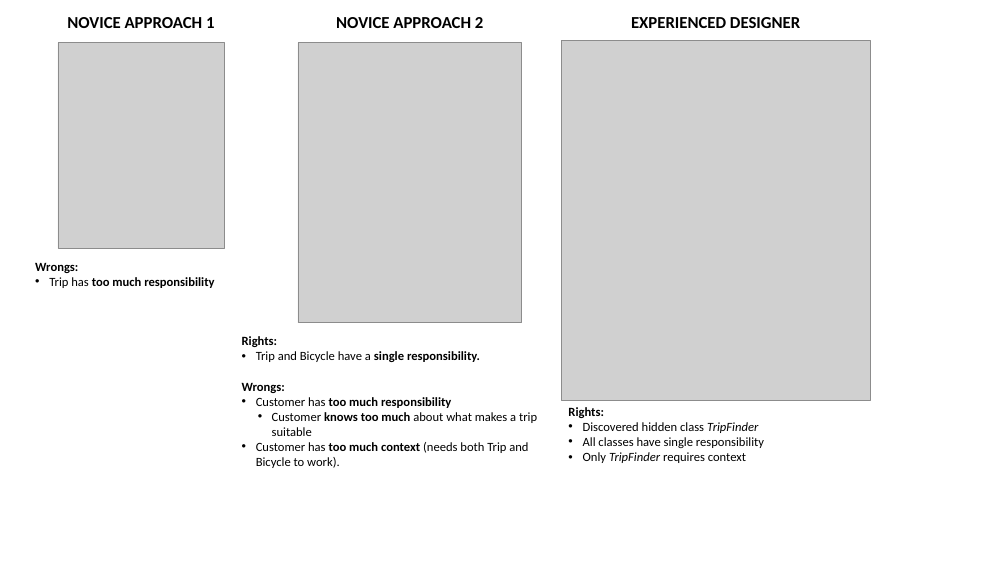
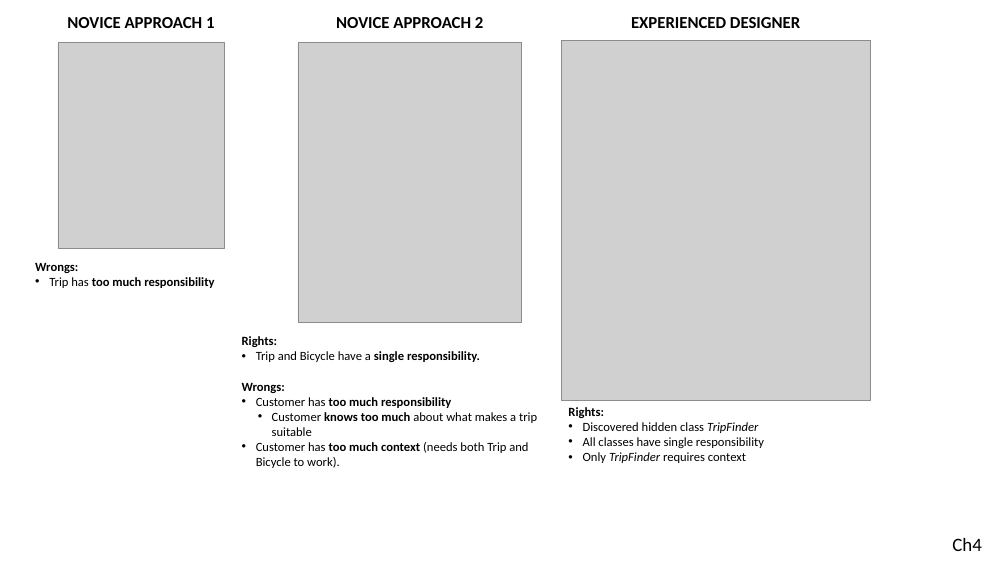
Before and after one commit to serodriguez68/poodr-notes, a slide deck: slide 2 of images_editables/poodr_image_editables.pptx. Drawn at 1008x567 pixels with LibreOffice and Linux fonts; fonts in the diff are those of the drawing; grey boxes stand for pictures. Boxes give left, top, right and bottom in pixels: in the first picture for what was removed or moved away, otherwise in the second. Text is boxed around its words. In the diff, an @@ line names an element or a change of style, - is before the commit and + after.

```diff
--- a/images_editables/poodr_image_editables.pptx
+++ b/images_editables/poodr_image_editables.pptx
@@ text added at bbox=[952, 538, 982, 551], 18 pt, text #000000 @@
+Ch4
```
Also in this commit, not shown: 1 other slide changed, 1 slide added, 1 other file.
